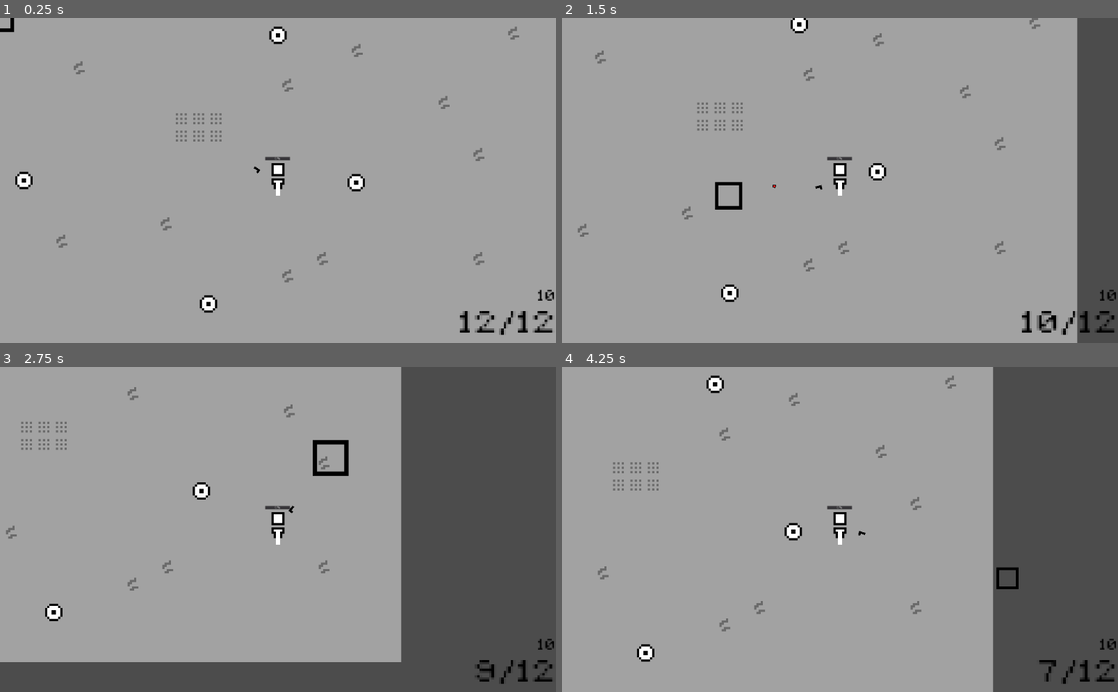
Above: before the commit, frames 1-4 (two rows, left to right).
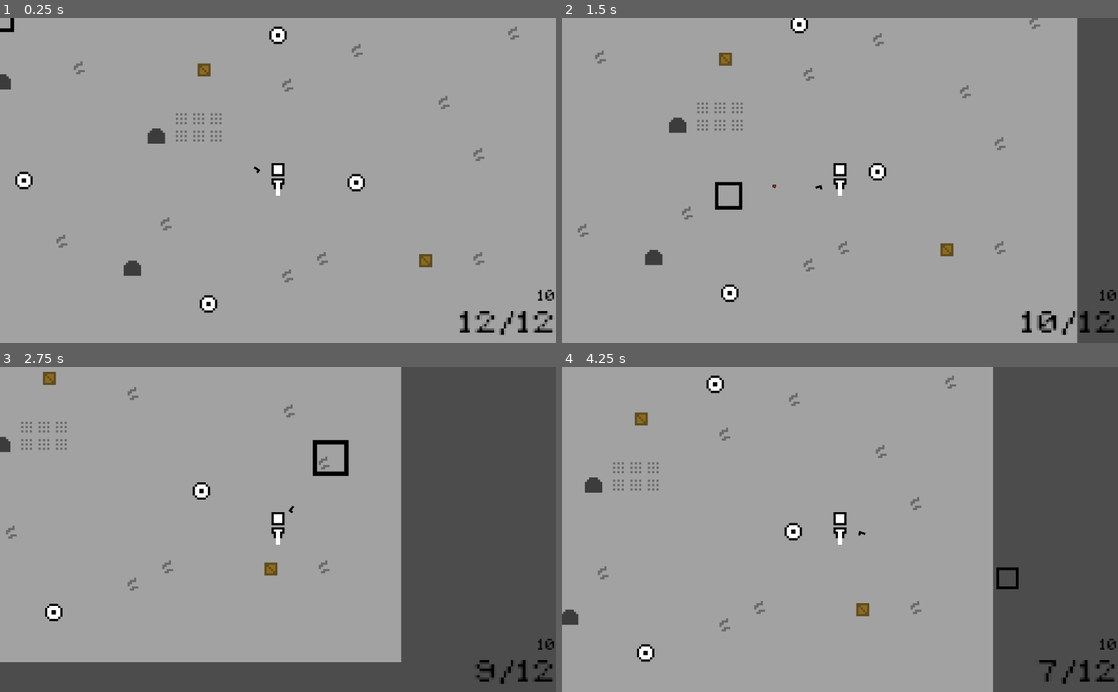
Above: after the commit, the same moments.

Repository: Nore5515/shooter
Game: Godot game, scene res://Scenes/Main.tscn
The game is run twice, just before and just after one commit, with the same random seed, the same clock (stepped at 60 frames per second) and the same inputs.
Inputs (mouse positions are in pixels of both pictures, inside the frame that each line leads up to):
- Up to frame 1 (0.25 s): no input
- Up to frame 2 (1.5 s): tap Enter at 0.5 s; move the mouse to (962, 164) at 0.52 s; press the mouse at (962, 164) at 0.53 s; hold D (right) 0.53-1.28 s; move the mouse to (728, 196) at 1.27 s; release the mouse at (728, 196) at 1.28 s; hold S (down) from 1.28 s (still down); click (728, 196) at 1.35 s
- Up to frame 3 (2.75 s): move the mouse to (333, 458) at 2.02 s; release S (down) at 2.03 s; hold D (right) from 2.03 s (still down); hold Shift (sprint) from 2.03 s (still down); click (333, 458) at 2.3 s
- Up to frame 4 (4.25 s): move the mouse to (812, 594) at 2.77 s; release D (right) at 2.78 s; release Shift (sprint) at 2.78 s; hold W (up) 2.78-3.53 s; click (812, 594) at 2.85 s; move the mouse to (1006, 578) at 3.52 s; press the mouse at (1006, 578) at 3.53 s; hold A (left) from 3.53 s (still down)

The runs differ from the first frame. In frame 1, 0.6% of the frame differs, in the area x 0-78%, y 13-80%; in frame 2, 0.5%; in frame 3, 0.3%; in frame 4, 0.5%.

Commit message:
Added rock and ammo crate

Diff:
--- a/Scenes/Bullet.gd
+++ b/Scenes/Bullet.gd
@@ -12,3 +12,5 @@
 	if body.is_in_group("target"):
 		body.strikeByBullet()
 		queue_free()
+	elif body.is_in_group("obstacle"):
+		queue_free()
--- /dev/null
+++ b/Scenes/Crate.gd
@@ -0,0 +1,12 @@
+extends Area2D
+
+
+
+var ammoAmount = 24
+
+
+
+func _on_Crate_body_entered(body):
+	if body.is_in_group("player"):
+		body.pistolAmmoReserves += ammoAmount
+		queue_free()
--- /dev/null
+++ b/Scenes/Crate.tscn
@@ -0,0 +1,17 @@
+[gd_scene load_steps=4 format=2]
+
+[ext_resource path="res://Images/Tiles/crateTile.png" type="Texture" id=1]
+[ext_resource path="res://Scenes/Crate.gd" type="Script" id=2]
+
+[sub_resource type="RectangleShape2D" id=1]
+extents = Vector2( 3, 3 )
+
+[node name="Crate" type="Area2D"]
+script = ExtResource( 2 )
+
+[node name="crateTile" type="Sprite" parent="."]
+texture = ExtResource( 1 )
+
+[node name="CollisionShape2D" type="CollisionShape2D" parent="."]
+shape = SubResource( 1 )
+[connection signal="body_entered" from="." to="." method="_on_Crate_body_entered"]
--- a/Scenes/Main.tscn
+++ b/Scenes/Main.tscn
@@ -1,10 +1,12 @@
-[gd_scene load_steps=6 format=2]
+[gd_scene load_steps=8 format=2]
 
 [ext_resource path="res://Scenes/Unit.tscn" type="PackedScene" id=1]
 [ext_resource path="res://Scenes/Target.tscn" type="PackedScene" id=2]
 [ext_resource path="res://Scenes/AimingReticle.tscn" type="PackedScene" id=3]
 [ext_resource path="res://8bitFont.tres" type="DynamicFont" id=4]
 [ext_resource path="res://Scenes/Tilemap.tscn" type="PackedScene" id=5]
+[ext_resource path="res://Scenes/Rock.tscn" type="PackedScene" id=6]
+[ext_resource path="res://Scenes/Crate.tscn" type="PackedScene" id=7]
 
 [node name="Main" type="Node2D"]
 
@@ -81,3 +83,42 @@
 __meta__ = {
 "_edit_use_anchors_": false
 }
+
+[node name="Rock" parent="." instance=ExtResource( 6 )]
+position = Vector2( -56, -21 )
+
+[node name="Rock2" parent="." instance=ExtResource( 6 )]
+position = Vector2( -127, -46 )
+
+[node name="Rock3" parent="." instance=ExtResource( 6 )]
+position = Vector2( -138, -36 )
+
+[node name="Rock4" parent="." instance=ExtResource( 6 )]
+position = Vector2( -67, 40 )
+
+[node name="Rock5" parent="." instance=ExtResource( 6 )]
+position = Vector2( -207, -85 )
+
+[node name="Rock6" parent="." instance=ExtResource( 6 )]
+position = Vector2( -194, -79 )
+
+[node name="Rock7" parent="." instance=ExtResource( 6 )]
+position = Vector2( 103, -111 )
+
+[node name="Rock8" parent="." instance=ExtResource( 6 )]
+position = Vector2( 93, -97 )
+
+[node name="Crate" parent="." instance=ExtResource( 7 )]
+position = Vector2( -34, -51 )
+
+[node name="Crate2" parent="." instance=ExtResource( 7 )]
+position = Vector2( -207, -54 )
+
+[node name="Crate3" parent="." instance=ExtResource( 7 )]
+position = Vector2( -150, 57 )
+
+[node name="Crate4" parent="." instance=ExtResource( 7 )]
+position = Vector2( -158, 57 )
+
+[node name="Crate5" parent="." instance=ExtResource( 7 )]
+position = Vector2( 68, 37 )
--- /dev/null
+++ b/Scenes/Rock.tscn
@@ -0,0 +1,13 @@
+[gd_scene load_steps=2 format=2]
+
+[ext_resource path="res://Images/Tiles/boulderTile.png" type="Texture" id=1]
+
+[node name="Rock" type="KinematicBody2D" groups=[
+"obstacle",
+]]
+
+[node name="boulderTile" type="Sprite" parent="."]
+texture = ExtResource( 1 )
+
+[node name="CollisionPolygon2D" type="CollisionPolygon2D" parent="."]
+polygon = PoolVector2Array( -4, -1, -2, -3, 2, -3, 4, -1, 4, 4, -4, 4, -4, -1, -4, -1, -4, -1 )
--- a/Scenes/Target.gd
+++ b/Scenes/Target.gd
@@ -2,7 +2,7 @@
 
 
 
-var HP = 5
+var HP = 3
 
 
 
--- a/Scenes/Unit.tscn
+++ b/Scenes/Unit.tscn
@@ -11,7 +11,9 @@
 [sub_resource type="RectangleShape2D" id=1]
 extents = Vector2( 3, 3 )
 
-[node name="Unit" type="KinematicBody2D"]
+[node name="Unit" type="KinematicBody2D" groups=[
+"player",
+]]
 script = ExtResource( 4 )
 
 [node name="body" type="Sprite" parent="."]
@@ -39,6 +41,7 @@
 texture = ExtResource( 2 )
 
 [node name="ReloadBar" type="ProgressBar" parent="."]
+visible = false
 margin_left = -6.0
 margin_top = -10.0
 margin_right = 83.0
Not shown, added: Sounds/AmmoPickup.ogg
